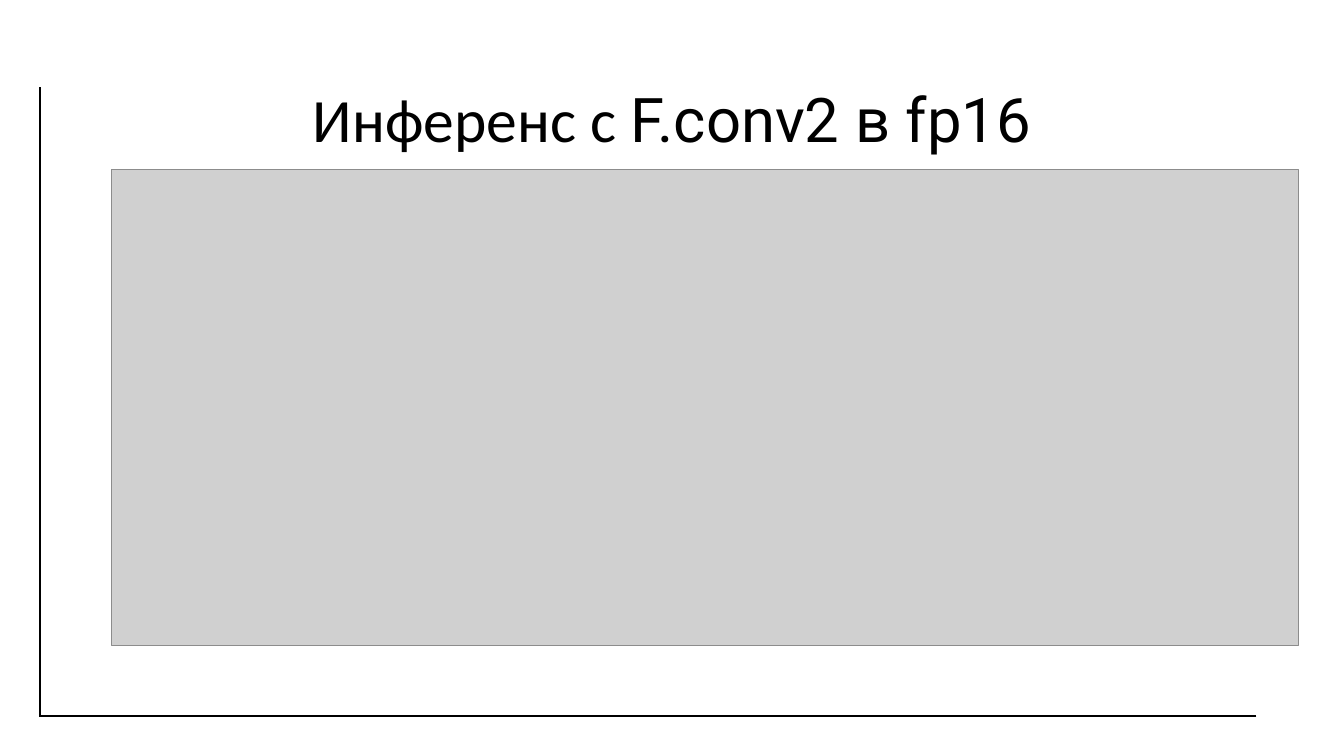
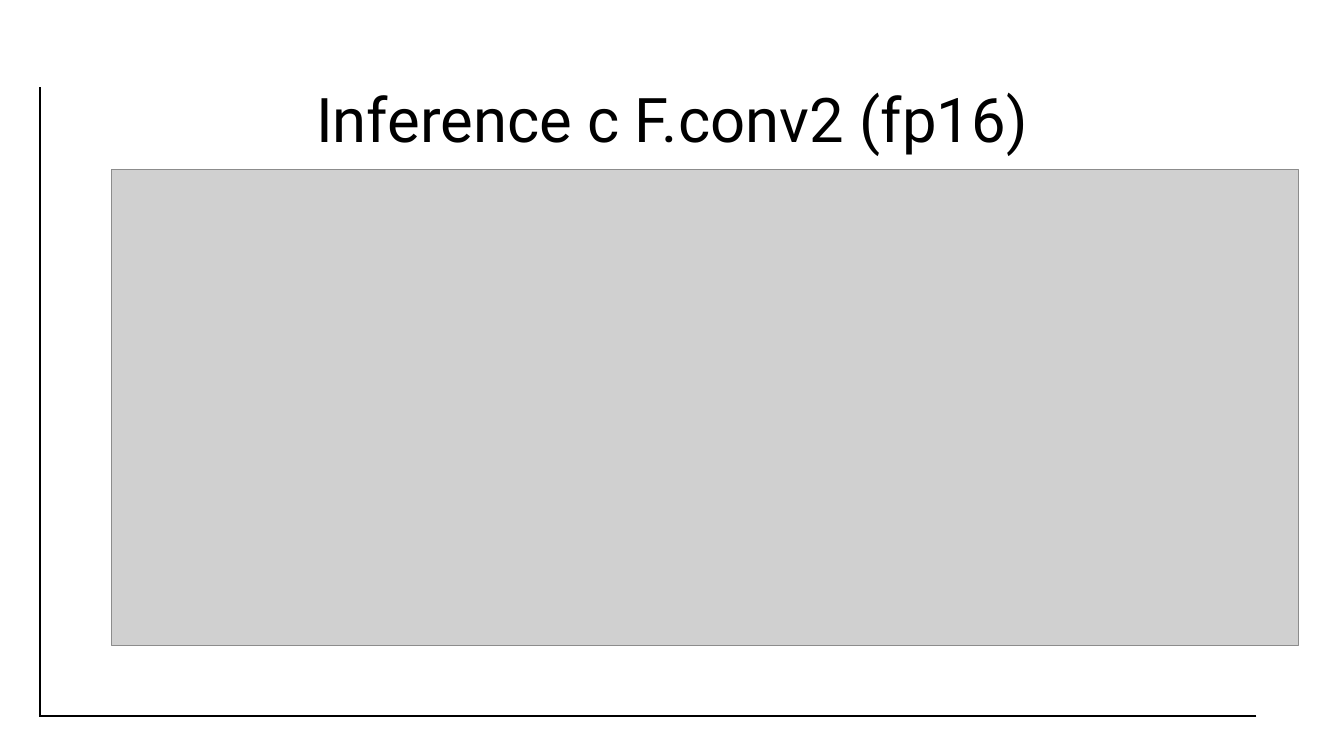
Before and after one commit to Tyumentseva/Unet-Inference-Acceleration-Project, a slide deck: slide 19 of unet_inference.pptx. Drawn at 1344x756 pixels with LibreOffice and Linux fonts; fonts in the diff are those of the drawing; grey boxes stand for pictures; background and template pictures are left out. Boxes give left, top, right and bottom in pixels: in the first picture for what was removed or moved away, otherwise in the second. Text is boxed around its words. In the diff, an @@ line names an element or a change of style, - is before the commit and + after.

```diff
--- a/unet_inference.pptx
+++ b/unet_inference.pptx
@@ title at [316,93,1028,156]: text changed @@
-Инференс с F.conv2 в fp16
+Inference c F.conv2 (fp16)
```
Also in this commit, not shown: 1 other slide changed, 2 other files.
